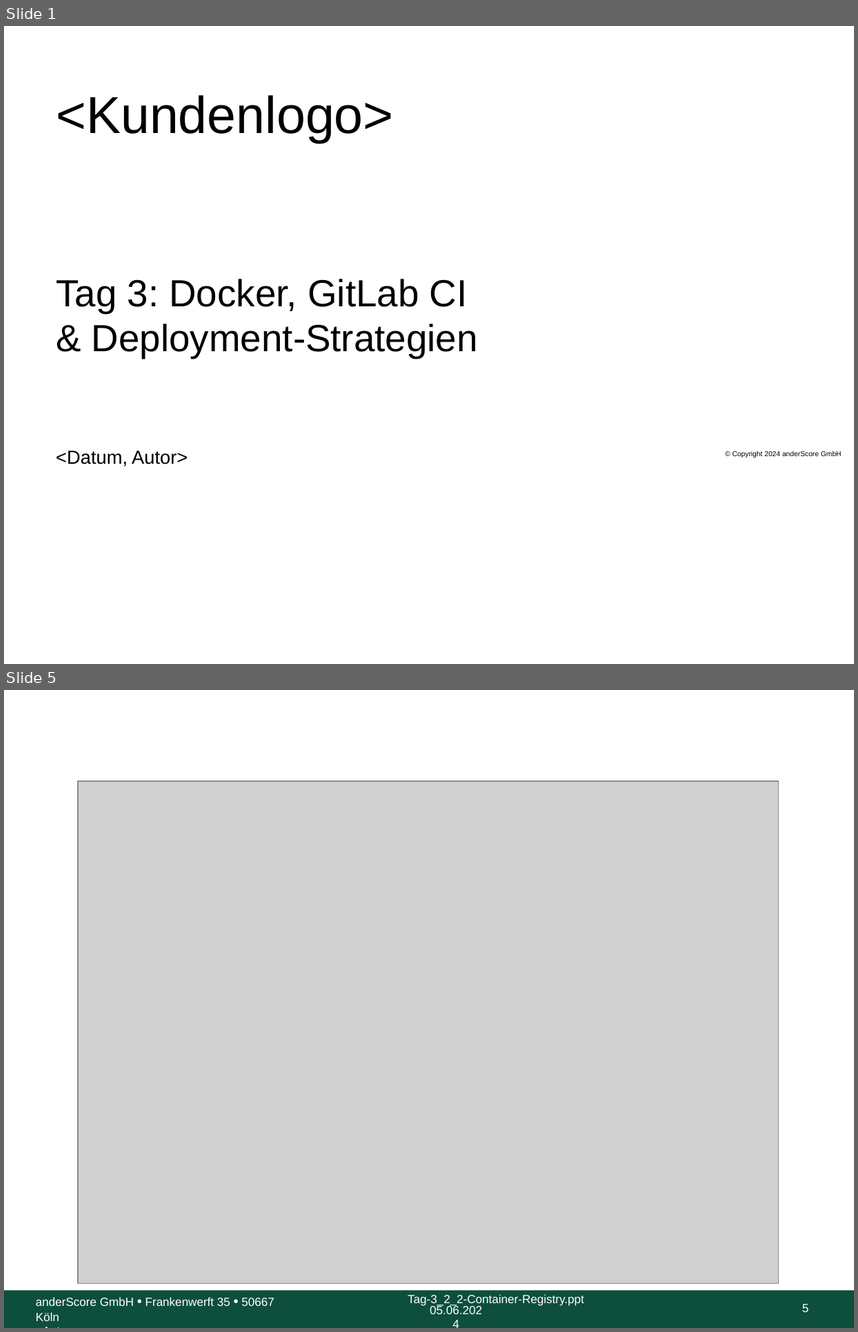
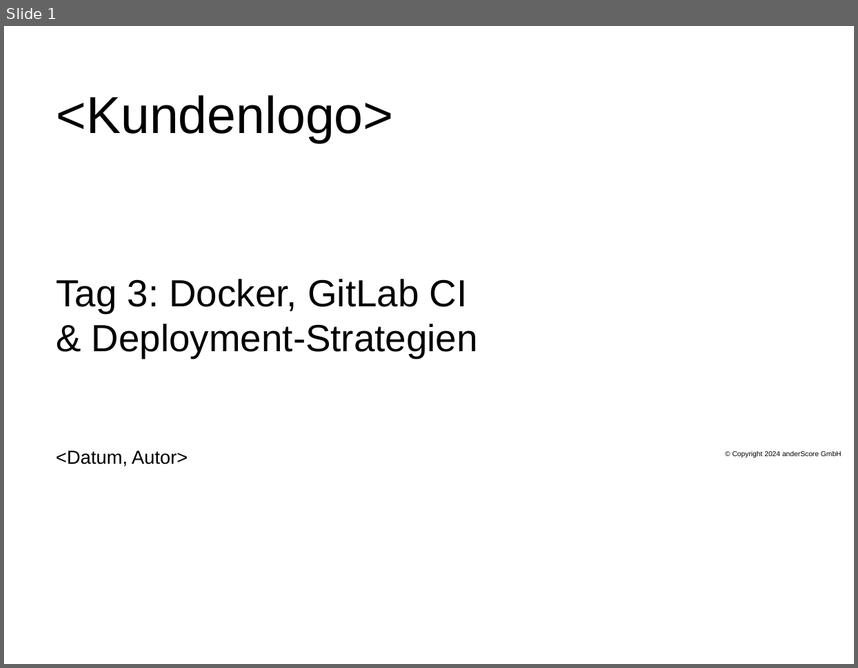
Before and after one commit to anderscore-gmbh/gitlab, a slide deck: slides/Tag-3_2_2-Container-Registry.pptx. Shown one above the other, each under a label of ours: slides 1 and 5 before the commit, slide 1 after it; the slides between them are not shown. The pictures are 858x1332 and 858x668 pixels, drawn with LibreOffice and Linux fonts; fonts in the diff are those of the drawing; grey boxes stand for pictures; background and template pictures are left out. Boxes give left, top, right and bottom in pixels: in the first picture for what was removed or moved away, otherwise in the second. Text is boxed around its words. In the diff, an @@ line names an element or a change of style, - is before the commit and + after.

```diff
--- a/slides/Tag-3_2_2-Container-Registry.pptx
+++ b/slides/Tag-3_2_2-Container-Registry.pptx
@@ slide 5 removed at [4,690,854,1328], background #FFFFFF @@
@@ picture removed at [78,781,778,1283] @@
@@ rectangle removed at [4,1290,854,1328] @@
@@ text removed at [36,1297,274,1321] @@
-anderScore GmbH • Frankenwerft 35 • 50667 Köln
-<Autor>
@@ text removed at [408,1294,584,1305] @@
-Tag-3_2_2-Container-Registry.ppt
@@ text removed at [430,1304,482,1314] @@
-05.06.2024
@@ page number removed at [802,1303,809,1312] @@
-5
```
Also in this commit, not shown: 32 slides changed, 1 slide added, 1 other file.
